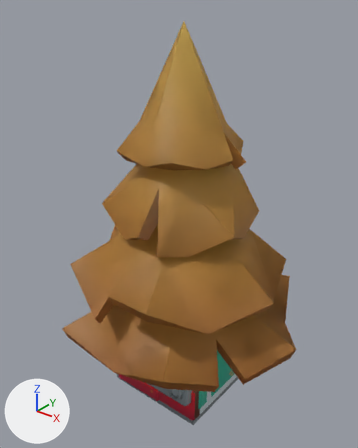
The glTF model public/models/kaykit/kaykit.glb, before and after one commit.
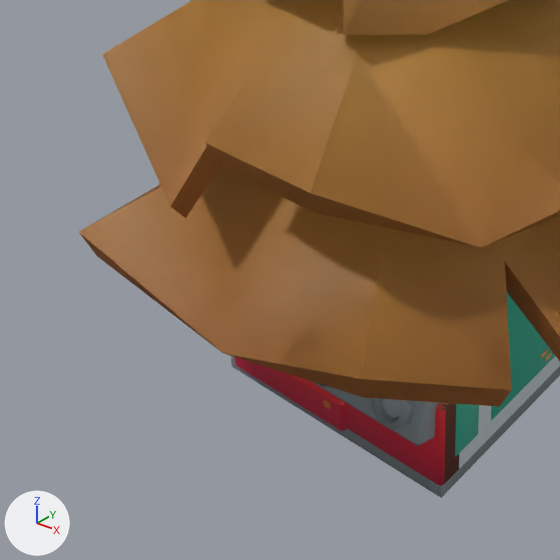
Each version is shown whole from a camera (50 mm lens) standing at (5.0, -6.42, 7.44) and looking at (-0.16, 0.02, 3.45), then close up on the part from 9% to 66% of the width and 55% to 100% of the height. Lighting does not change. The marker at lower left points along +X, +Y and +Z. The older version's two pictures come first. Where no turn or scale is listed for an object, it has been applied to the vertices.

The first close-up shows 'city__building_C', 'hall__tree_pine_yellow_large', 'rest__crate_tomatoes', 'rest__fridge_A', 'rest__kitchencounter_sink', 'rest__stove_multi' and 3 more.
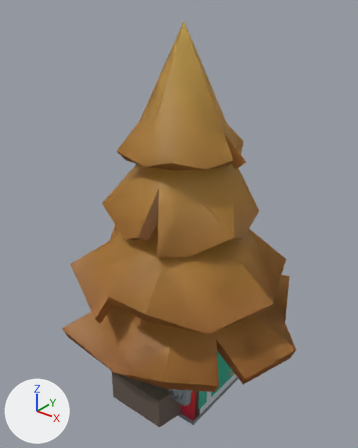
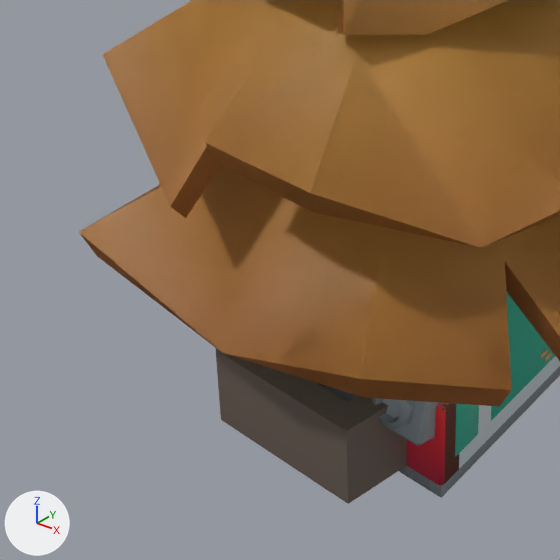
Location of each change, [x1, y1, x2, y2] in pixels of the close-ups (560 x 560 px):
'hall__coffin_decorated', added (brown): after [216, 349, 407, 504]

Diff of the bpy script that builds the scene:
```diff
--- a/public/models/kaykit/kaykit.glb.py
+++ b/public/models/kaykit/kaykit.glb.py
@@ me_coffin_decorated @@
+me_coffin_decorated.from_pydata(...)  # 1048 vertices, 2064 faces; spans x -1.0..1.0, y -1.5..1.5, z -0.45..0.45
+me_coffin_decorated.materials.append(mat_kaykit)  # picture img_swatches
@@ ob_hall__coffin_decorated @@
+ob_hall__coffin_decorated = bpy.data.objects.new('hall__coffin_decorated', me_coffin_decorated)
+ob_hall__coffin_decorated.location = (0.0, 0.0, 0.451)
```
